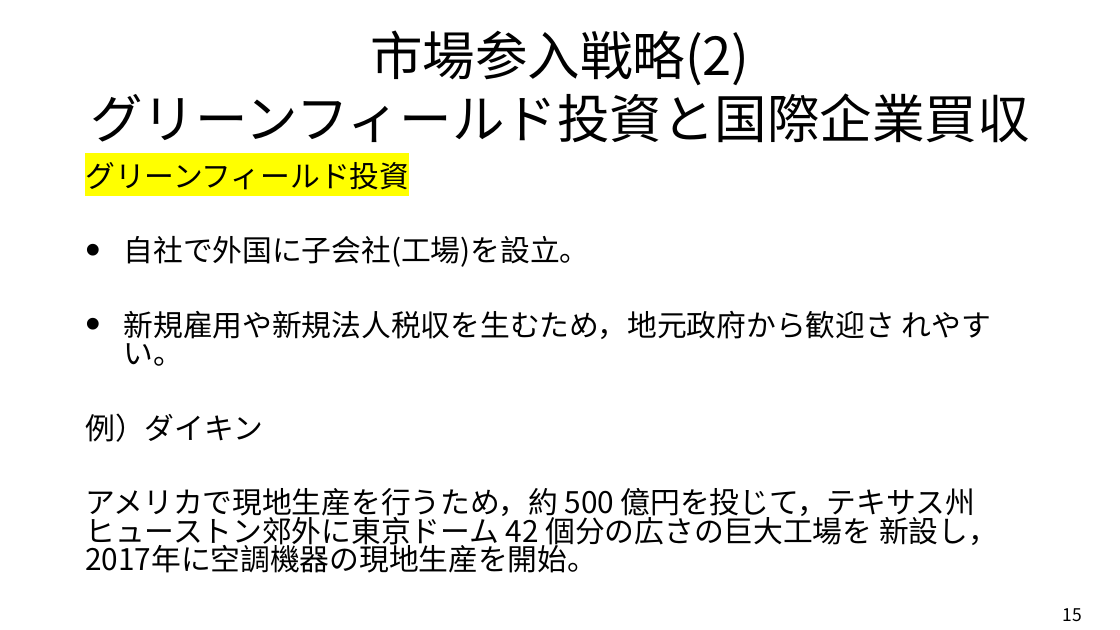
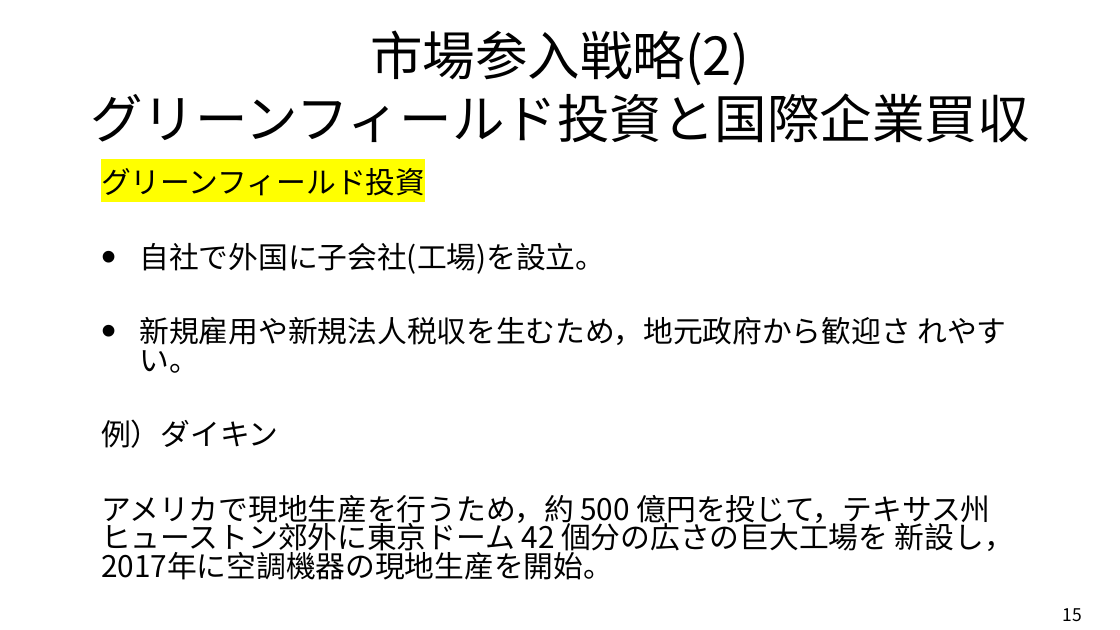
Before and after one commit to ayumu-tanaka/mof2026, a slide deck: slide 15 of slides/03.pptx. Drawn at 1120x630 pixels with LibreOffice and Linux fonts; fonts in the diff are those of the drawing. Boxes give left, top, right and bottom in pixels: in the first picture for what was removed or moved away, otherwise in the second. Text is boxed around its words. In the diff, an @@ line names an element or a change of style, - is before the commit and + after.

```diff
--- a/slides/03.pptx
+++ b/slides/03.pptx
@@ text "グリーンフィールド投資": place and size @@
-text "グリーンフィールド投資" at [85,162,998,573]
+text "グリーンフィールド投資" at [101,168,1014,580]
```
Also in this commit, not shown: 1 other slide changed, 1 other file.
